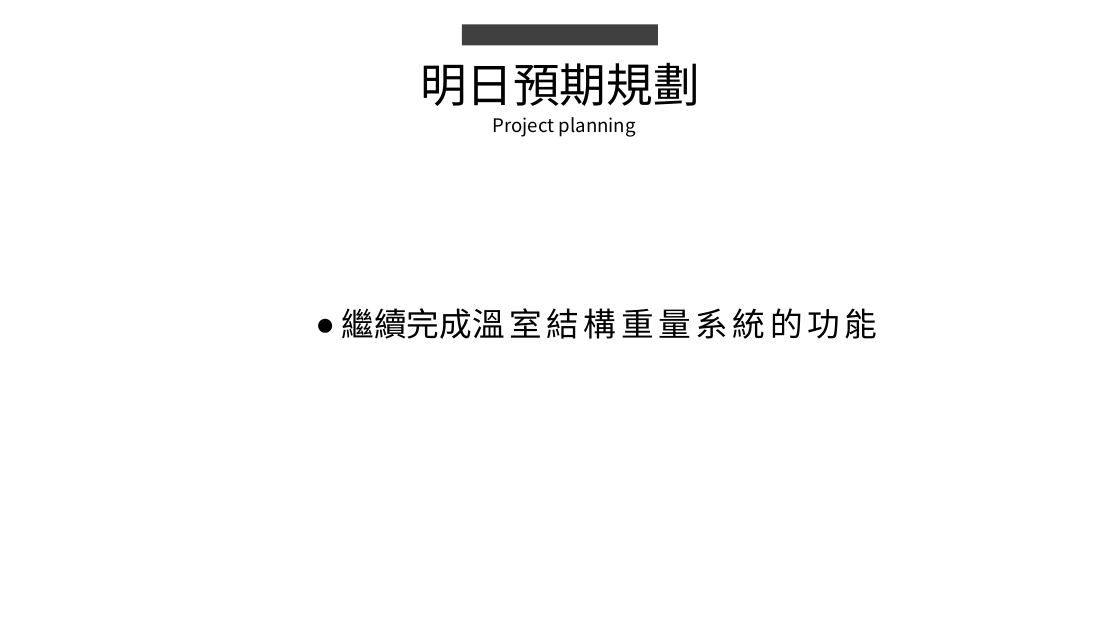
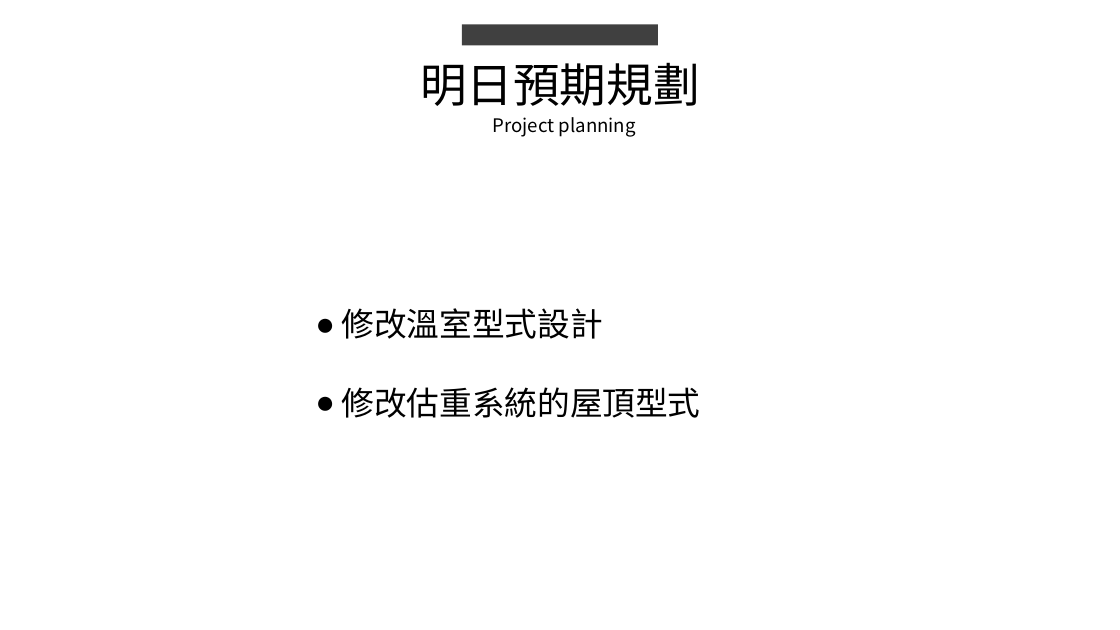
Before and after one commit to king637324/KnowledgeGreenhouseSystem, a slide deck: slide 6 of 工作日報_葉柏漢/2021.08/2021.08.05(加班)~2021.08.06工作日報_葉柏漢.pptx (slide 5 before the commit). Drawn at 1120x630 pixels with LibreOffice and Linux fonts; fonts in the diff are those of the drawing. Boxes give left, top, right and bottom in pixels: in the first picture for what was removed or moved away, otherwise in the second. Text is boxed around its words. In the diff, an @@ line names an element or a change of style, - is before the commit and + after.

```diff
--- a/工作日報_葉柏漢/2021.08/2021.08.05(加班)~2021.08.06工作日報_葉柏漢.pptx
+++ b/工作日報_葉柏漢/2021.08/2021.08.05(加班)~2021.08.06工作日報_葉柏漢.pptx
@@ text at box(342, 308, 701, 418): text changed @@
-● 繼續完成溫室結構重量系統的功能
+● 修改溫室型式設計
+● 修改估重系統的屋頂型式
```
Also in this commit, not shown: 2 other slides changed, 1 slide added, 4 other files.
